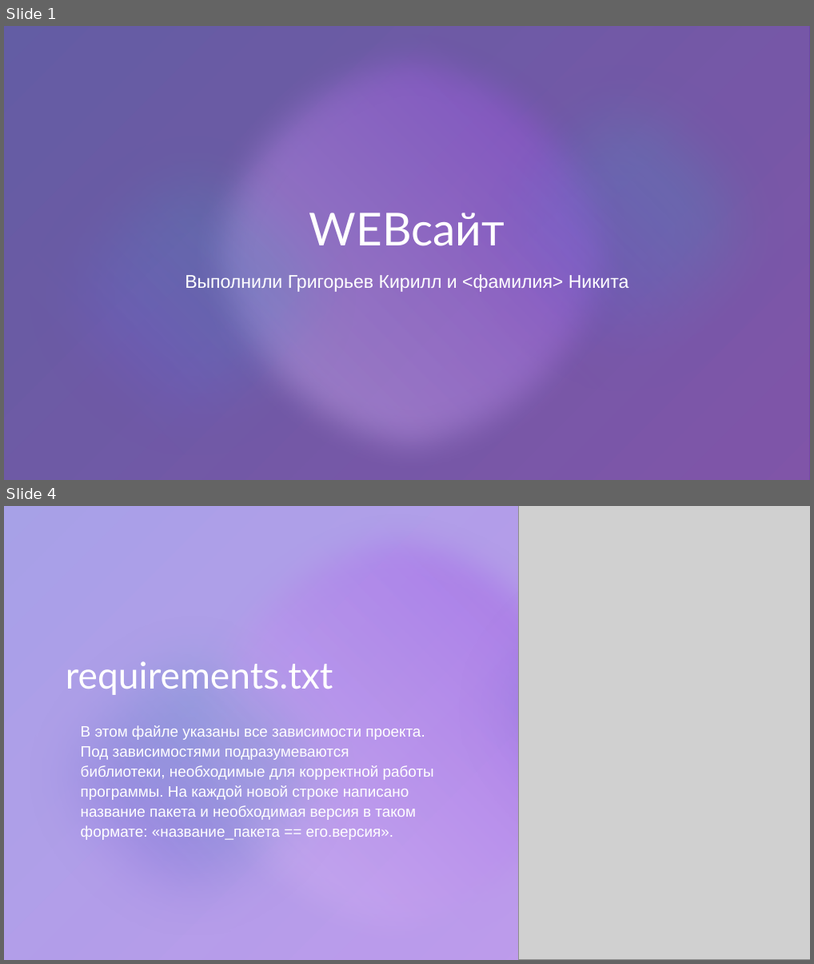
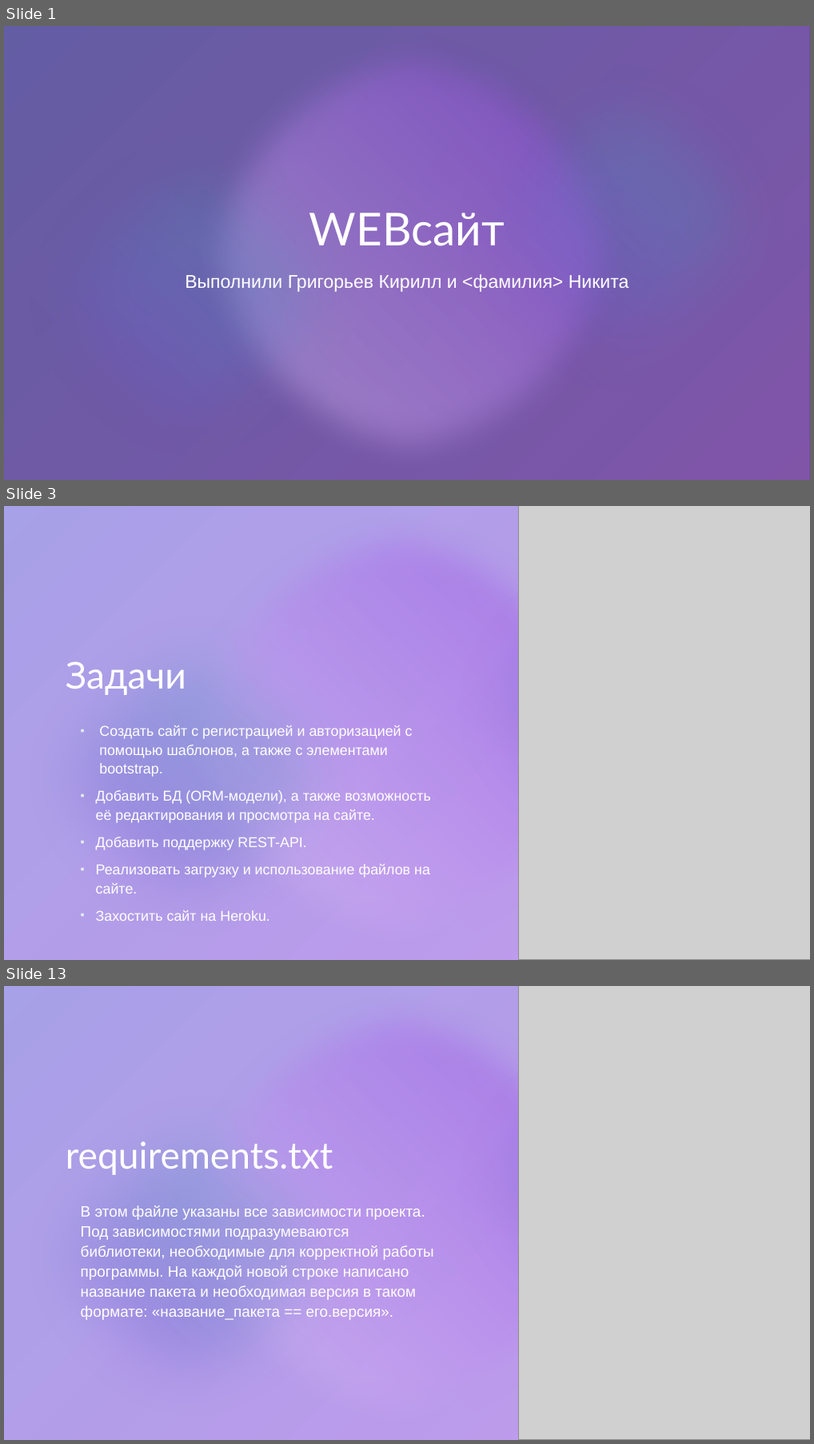
Before and after one commit to NeMolliriK/web-site, a slide deck: files/Презентация.pptx. Shown one above the other, each under a label of ours: slides 1 and 4 before the commit, slides 1, 3 and 13 after it; the slides between them are not shown. The pictures are 814x964 and 814x1444 pixels, drawn with LibreOffice and Linux fonts; fonts in the diff are those of the drawing; grey boxes stand for pictures; background and template pictures are left out; a plain dark background stands for a picture behind light text. Boxes give left, top, right and bottom in pixels: in the first picture for what was removed or moved away, otherwise in the second. Text is boxed around its words. In the diff, an @@ line names an element or a change of style, - is before the commit and + after.

```diff
--- a/files/Презентация.pptx
+++ b/files/Презентация.pptx
@@ slide 3 added at (4,506,810,960), background #FFFFFF; not listed: 1 template element that a slide beside it also shows @@
@@ rectangle added at (4,506,810,960), fill #FFFFFF @@
@@ rectangle added at (4,506,810,960), fill gradient #4F41D5 to #8A30E0 @@
@@ rectangle added at (4,506,810,960), fill #F2F3F0 at 20% opacity @@
@@ ellipse added at (172,506,626,960), fill gradient #E8D6F9 to #8A30E0 @@
@@ ellipse added at (430,518,810,900), fill gradient #8A30E0 to #2AC2AB @@
@@ picture added at (519,506,810,960) @@
@@ ellipse added at (4,590,384,960), fill gradient #8A30E0 to #2AC2AB @@
@@ title added at (66,662,186,695), 44 pt, text #FFFFFF @@
+Задачи
@@ text added at (96,725,430,920), 17 pt, text #FFFFFF @@
+▪ Создать сайт с регистрацией и авторизацией с помощью шаблонов, а также с элементами bootstrap.
+▪ Добавить БД (ORM-модели), а также возможность её редактирования и просмотра на сайте.
+▪ Добавить поддержку REST-API.
+▪ Реализовать загрузку и использование файлов на сайте.
+▪ Захостить сайт на Heroku.
@@ what was slide 4 is now slide 13 @@
```
Also in this commit, not shown: 1 slide changed, 10 other slides added, 2 slides removed, 1 other file.
